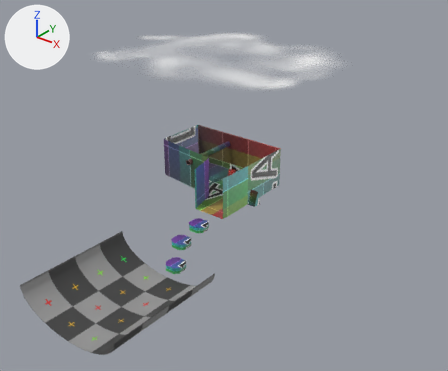
The glTF model warehouse.glb as it was, and as the next commit left it.
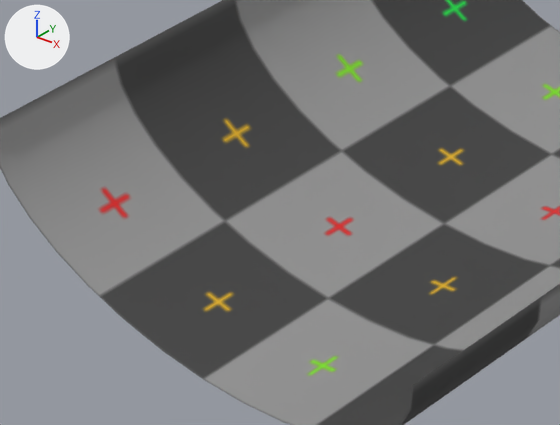
There are two pictures of each version: one whole from a 50 mm lens placed at (135.5, -167.7, 102.0), pointed at (14.5, -16.5, 8.3), one close up on the part from 5% to 33% of the width and 69% to 95% of the height. The axes (+X, +Y, +Z) are drawn at upper left. The lights are the same throughout. Where no turn or scale is listed for an object, it has been applied to the vertices.
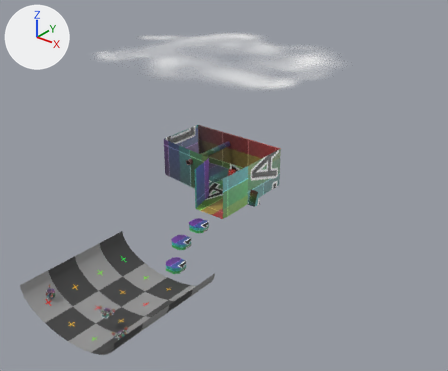
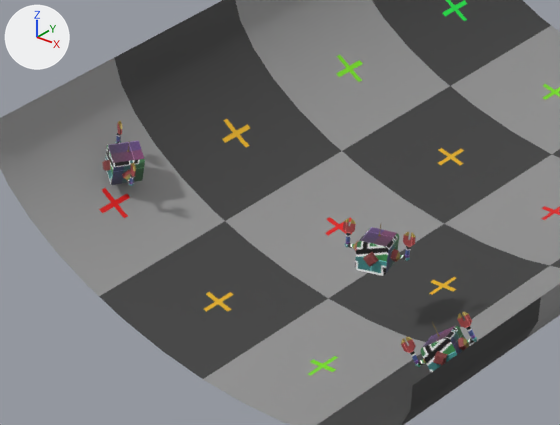
Commit message: Spawning robots

What changed in the scene script:
```text
Add mat_material_004:
    mat_material_004 = bpy.data.materials.new('Material.004')
    # uses the picture img_untitled
Add me_cube_017:
    me_cube_017.from_pydata(...)  # 157 vertices, 255 faces; spans x -2.06..2.07, y -1.52..1.52, z -1.28..1.96
    me_cube_017.materials.append(mat_material_004)
Add me_cube_016:
    me_cube_016.from_pydata(...)  # 157 vertices, 255 faces; spans x -1.88..2.45, y -1.38..1.37, z -1.3..2.17
    me_cube_016.materials.append(mat_material_004)
Add me_cube_014:
    me_cube_014.from_pydata(...)  # 157 vertices, 255 faces; spans x -2.43..1.63, y -1.4..1.4, z -1.53..2.44
    me_cube_014.materials.append(mat_material_004)
Add ob_robot_base_002:
    ob_robot_base_002 = bpy.data.objects.new('robot_base.002', me_cube_017)
    ob_robot_base_002.location = (22.11, -78.35, -5.57)
Add ob_robot_base_001:
    ob_robot_base_001 = bpy.data.objects.new('robot_base.001', me_cube_016)
    ob_robot_base_001.location = (1.06, -81.47, -6.62)
Add ob_robot_base:
    ob_robot_base = bpy.data.objects.new('robot_base', me_cube_014)
    ob_robot_base.location = (31.53, -81.45, -6.54)
```

Boxes [x1, y1, x2, y2] around the edits, measured in the close-ups (560 x 425 px):
'robot_base.002', added
    after: [343, 218, 416, 276]
'robot_base', added
    after: [401, 312, 477, 373]
'robot_base.001', added
    after: [102, 121, 145, 186]
